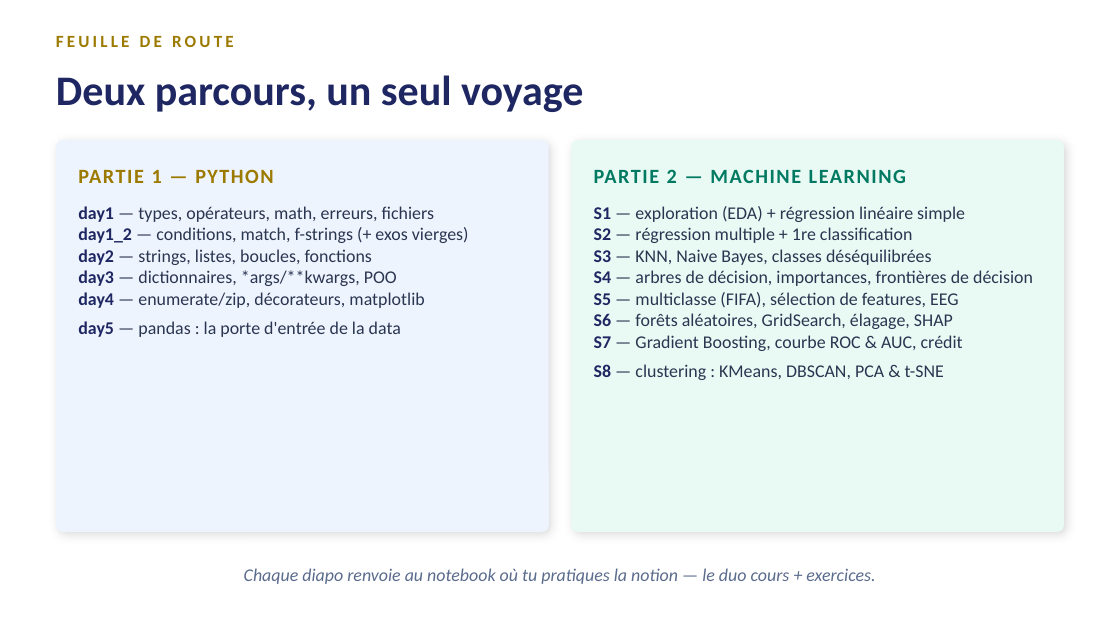
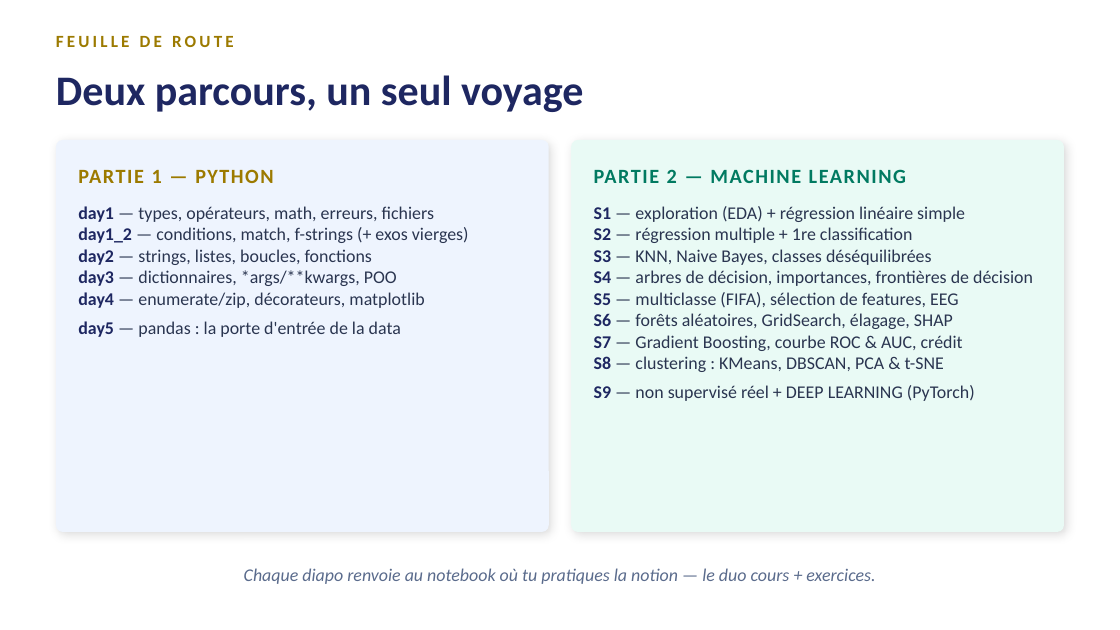
Before and after one commit to RobinsanKiritheepan/Cours_Python, a slide deck: slide 2 of Cours_Python_IA.pptx. Drawn at 1120x630 pixels with LibreOffice and Linux fonts; fonts in the diff are those of the drawing. Boxes give left, top, right and bottom in pixels: in the first picture for what was removed or moved away, otherwise in the second. Text is boxed around its words. In the diff, an @@ line names an element or a change of style, - is before the commit and + after.

```diff
--- a/Cours_Python_IA.pptx
+++ b/Cours_Python_IA.pptx
@@ text at [594,206,1033,401]: text changed @@
-S1 — exploration (EDA) + régression linéaire simple
-S2 — régression multiple + 1re classification
-S3 — KNN, Naive Bayes, classes déséquilibrées
-S4 — arbres de décision, importances, frontières de décision
-S5 — multiclasse (FIFA), sélection de features, EEG
-S6 — forêts aléatoires, GridSearch, élagage, SHAP
-S7 — Gradient Boosting, courbe ROC & AUC, crédit
-S8 — clustering : KMeans, DBSCAN, PCA & t-SNE
+S1 — exploration (EDA) + régression linéaire simple
+S2 — régression multiple + 1re classification
+S3 — KNN, Naive Bayes, classes déséquilibrées
+S4 — arbres de décision, importances, frontières de décision
+S5 — multiclasse (FIFA), sélection de features, EEG
+S6 — forêts aléatoires, GridSearch, élagage, SHAP
+S7 — Gradient Boosting, courbe ROC & AUC, crédit
+S8 — clustering : KMeans, DBSCAN, PCA & t-SNE
+S9 — non supervisé réel + DEEP LEARNING (PyTorch)
```
Also in this commit, not shown: 2 other slides changed, 4 slides added, 14 other files.
